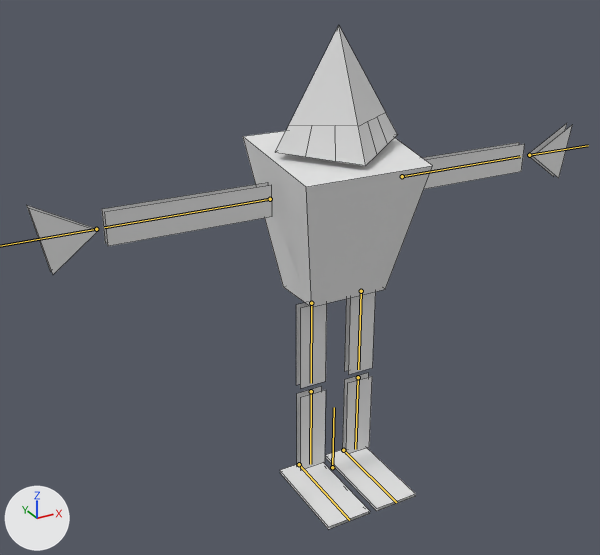
One commit to the Blender file TacoSpikyLightbulb/Assets/VecMeshes/Hero/EDITOR/hero-actions.blend: the scene before it, then after it.
Before and after are seen from a camera (50 mm lens) standing at (-5.09, -8.29, 7.2) and looking at (-0.31, 0.4, 2.85). Every picture has the same lights, and +X, +Y and +Z are marked at lower left. The bones that change are drawn over the model as lines. Mesh edges are drawn as thin lines.

Objects in the first picture: 'Cube.004', 'Cube.006', 'Cube.007', 'Cube.008', 'Cube.009', 'Cube.010', 'arm', 'body', 'foot', 'hand', 'head', 'leg'.
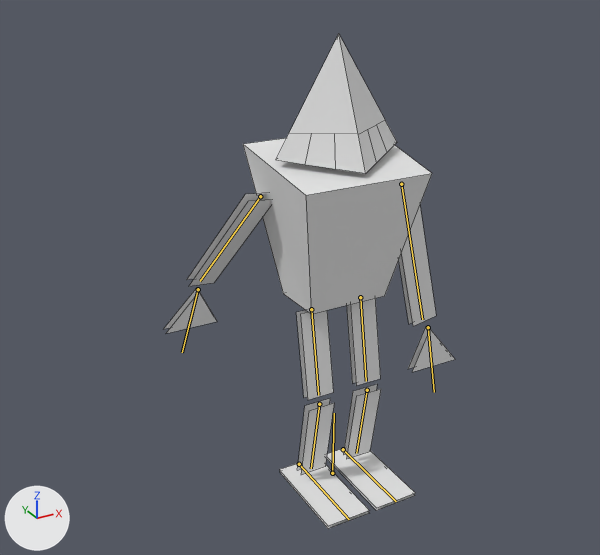
The newer file adds an action. The first version stands in its rest pose; the second is drawn at frame 24 of the action 'drink'.

What changed in the scene script:
```text
Change bone_root:
    where bone_root = bpy.data.objects['Armature'].pose.bones['root']
    bone_root.location: (0.0, 0.0, 0.0) -> (0.0, -0.09, 0.0)
Change bone_legu_l:
    where bone_legu_l = bpy.data.objects['Armature'].pose.bones['legU_l']  # child of 'root'
    bone_legu_l.rotation_quaternion: (1.0, 0.0, 0.0, 0.0) -> (0.996, -0.087, 0.0, 0.0)  # degrees (0, 0, 0) -> degrees (-10, 0, 0)
Change bone_legb_l:
    where bone_legb_l = bpy.data.objects['Armature'].pose.bones['legB_l']  # child of 'legU_l'
    bone_legb_l.rotation_quaternion: (1.0, 0.0, 0.0, 0.0) -> (0.985, 0.174, 0.0, 0.0)  # degrees (0, 0, 0) -> degrees (20, 0, 0)
Change bone_foot_l:
    where bone_foot_l = bpy.data.objects['Armature'].pose.bones['foot_l']  # child of 'legB_l'
    bone_foot_l.rotation_quaternion: (1.0, 0.0, 0.0, 0.0) -> (0.996, 0.087, 0.0, 0.0)  # degrees (0, 0, 0) -> degrees (10, 0, 0)
Change bone_legu_r:
    where bone_legu_r = bpy.data.objects['Armature'].pose.bones['legU_r']  # child of 'root'
    bone_legu_r.rotation_quaternion: (1.0, 0.0, 0.0, 0.0) -> (0.996, -0.087, 0.0, 0.0)  # degrees (0, 0, 0) -> degrees (-10, 0, 0)
Change bone_legb_r:
    where bone_legb_r = bpy.data.objects['Armature'].pose.bones['legB_r']  # child of 'legU_r'
    bone_legb_r.rotation_quaternion: (1.0, 0.0, 0.0, 0.0) -> (0.985, 0.174, 0.0, 0.0)  # degrees (0, 0, 0) -> degrees (20, 0, 0)
Change bone_foot_r:
    where bone_foot_r = bpy.data.objects['Armature'].pose.bones['foot_r']  # child of 'legB_r'
    bone_foot_r.rotation_quaternion: (1.0, 0.0, 0.0, 0.0) -> (0.996, 0.087, 0.0, 0.0)  # degrees (0, 0, 0) -> degrees (10, 0, 0)
Change bone_arm_l:
    where bone_arm_l = bpy.data.objects['Armature'].pose.bones['arm_l']  # child of 'body'
    bone_arm_l.rotation_quaternion: (1.0, 0.0, 0.0, 0.0) -> (0.765, -0.642, -0.033, -0.028)  # degrees (0, 0, 0) -> degrees (-80, -5, 0)
Change bone_hand_l:
    where bone_hand_l = bpy.data.objects['Armature'].pose.bones['hand_l']  # child of 'arm_l'
    bone_hand_l.rotation_quaternion: (1.0, 0.0, 0.0, 0.0) -> (0.999, 0.0, 0.008, 0.043)  # degrees (0, 0, 0) -> degrees (0, 1, 5)
Change bone_arm_r:
    where bone_arm_r = bpy.data.objects['Armature'].pose.bones['arm_r']  # child of 'body'
    bone_arm_r.location: (0.0, 0.0, 0.0) -> (0.25, 0.0, 0.05)
    bone_arm_r.rotation_quaternion: (1.0, 0.0, 0.0, 0.0) -> (0.722, -0.606, -0.257, -0.215)  # degrees (0, 0, 0) -> degrees (-80, -39, 0)
Change bone_hand_r:
    where bone_hand_r = bpy.data.objects['Armature'].pose.bones['hand_r']  # child of 'arm_r'
    bone_hand_r.rotation_quaternion: (1.0, 0.0, 0.0, 0.0) -> (0.975, 0.0, 0.038, 0.217)  # degrees (0, 0, 0) -> degrees (1, 4, 25)
```

Changed parts and their boxes [x1, y1, x2, y2] in the pictures (600 x 555 px):
'body', posed
    before: [243, 131, 432, 307]
    after: [243, 138, 432, 314]
'head', posed
    before: [276, 26, 397, 166]
    after: [276, 34, 397, 174]
'Cube.007', posed (50% narrower, 45% taller)
    before: [102, 182, 272, 246]
    after: [187, 193, 271, 286]
'arm', posed
    before: [423, 142, 524, 189]
    after: [399, 206, 436, 326]
'Cube.004', posed (26% narrower, 34% shorter)
    before: [26, 205, 98, 274]
    after: [164, 288, 217, 333]
'Cube.008', posed (22% wider)
    before: [296, 303, 327, 388]
    after: [296, 310, 334, 400]
'Cube.010', posed
    before: [280, 462, 370, 529]
    after: [279, 463, 370, 529]
'foot', posed
    before: [325, 448, 416, 511]
    after: [326, 448, 415, 510]
'leg', posed (6% wider)
    before: [344, 292, 376, 375]
    after: [347, 298, 381, 386]
'Cube.009', posed (23% wider, 8% shorter)
    before: [297, 386, 326, 470]
    after: [298, 398, 334, 475]
'Cube.006', posed (26% wider, 8% shorter)
    before: [342, 373, 372, 455]
    after: [343, 384, 381, 459]
'hand', posed (18% shorter)
    before: [528, 123, 573, 178]
    after: [408, 327, 455, 372]
bone 'root', root to tip
    before: (332, 467) to (334, 407)
    after: (332, 473) to (334, 413)
bone 'legU_l', root to tip
    before: (361, 291) to (358, 369)
    after: (360, 297) to (366, 381)
bone 'legB_l', root to tip
    before: (358, 377) to (355, 449)
    after: (367, 390) to (356, 453)
bone 'foot_l', root to tip
    before: (343, 450) to (396, 502)
    after: (343, 449) to (396, 501)
bone 'legU_r', root to tip
    before: (311, 303) to (311, 383)
    after: (311, 309) to (318, 395)
bone 'legB_r', root to tip
    before: (311, 391) to (310, 464)
    after: (319, 404) to (311, 468)
bone 'foot_r', root to tip
    before: (299, 464) to (349, 520)
    after: (299, 464) to (349, 519)
bone 'arm_l', root to tip
    before: (402, 176) to (520, 156)
    after: (401, 184) to (422, 319)
bone 'hand_l', root to tip
    before: (529, 155) to (588, 145)
    after: (428, 327) to (434, 392)
bone 'arm_r', root to tip
    before: (270, 199) to (104, 227)
    after: (260, 196) to (200, 281)
